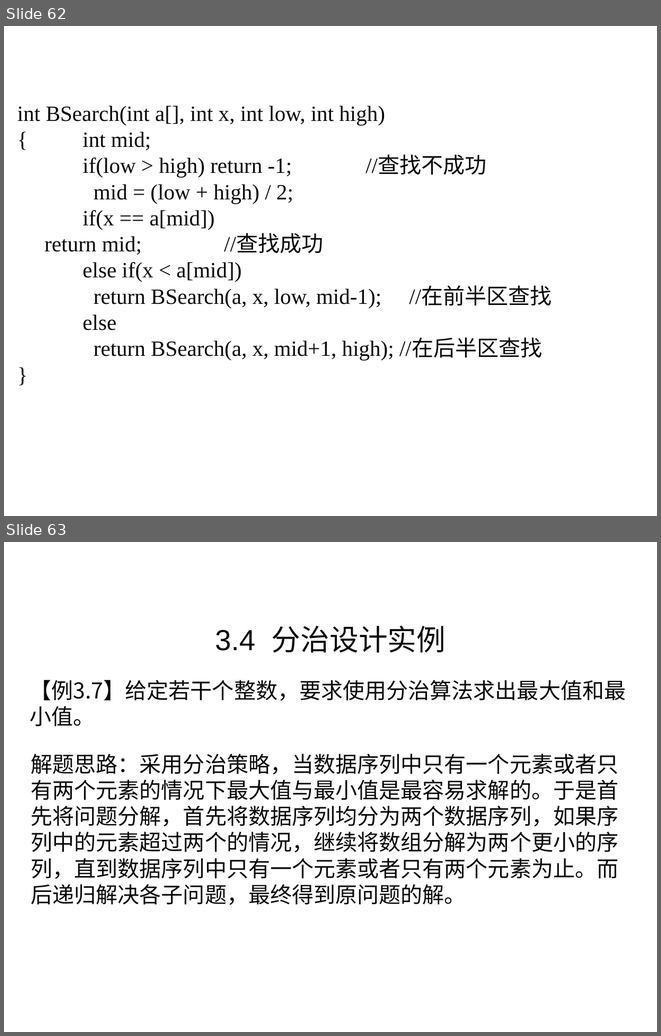
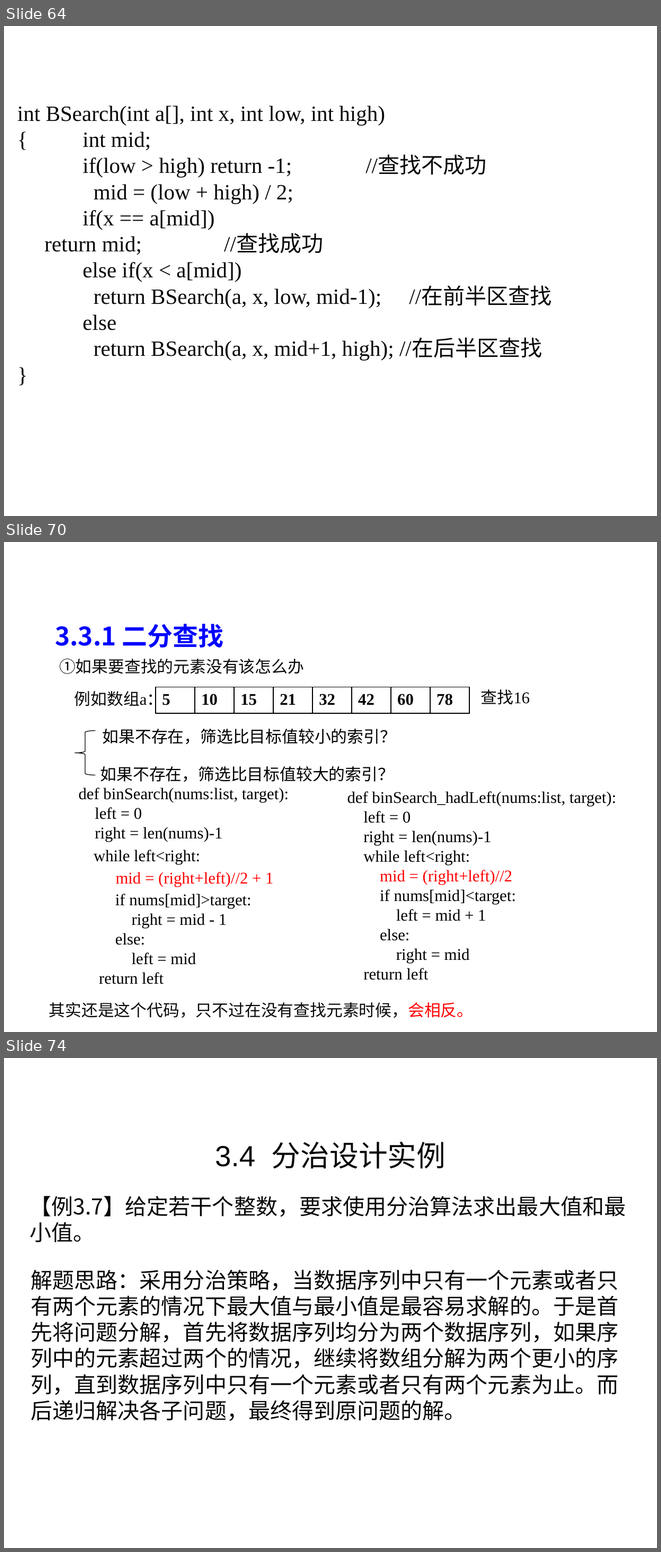
Before and after one commit to liutongling/DP, a slide deck: file/第3章 分治法计.pptx. Shown one above the other, each under a label of ours: slides 62 and 63 before the commit, slides 64, 70 and 74 after it; the slides between them are not shown. The pictures are 661x1036 and 661x1552 pixels, drawn with LibreOffice and Linux fonts; fonts in the diff are those of the drawing; background and template pictures are left out. Boxes give left, top, right and bottom in pixels: in the first picture for what was removed or moved away, otherwise in the second. Text is boxed around its words. In the diff, an @@ line names an element or a change of style, - is before the commit and + after.

```diff
--- a/file/第3章 分治法计.pptx
+++ b/file/第3章 分治法计.pptx
@@ slide 70 added at (x1=4, y1=542, x2=657, y2=1032), background #FFFFFF @@
@@ text added at (x1=55, y1=624, x2=223, y2=648), 28 pt, text #0000FF, bold @@
+3.3.1 二分查找
@@ text added at (x1=59, y1=659, x2=304, y2=674), 18 pt, text #080808 @@
+①如果要查找的元素没有该怎么办
@@ text added at (x1=74, y1=688, x2=164, y2=709), 18 pt, text #080808 @@
+例如数组a：
@@ table added at (x1=156, y1=687, x2=469, y2=713), 1 rows, 8 columns @@
+5 | 10 | 15 | 21 | 32 | 42 | 60 | 78
@@ text added at (x1=481, y1=689, x2=530, y2=705), 18 pt, text #080808 @@
+查找16
@@ left brace added at (x1=74, y1=731, x2=95, y2=775), outline #000000 0.75 pt @@
@@ text added at (x1=103, y1=729, x2=396, y2=744), 18 pt, text #000000 @@
+如果不存在，筛选比目标值较小的索引？
@@ text added at (x1=100, y1=766, x2=394, y2=782), 18 pt, text #000000 @@
+如果不存在，筛选比目标值较大的索引？
@@ text added at (x1=79, y1=787, x2=289, y2=841), 18 pt, text #000000 @@
+def binSearch(nums:list, target):
+left = 0
+right = len(nums)-1
@@ text added at (x1=347, y1=791, x2=616, y2=963), 18 pt, text #000000 @@
+def binSearch_hadLeft(nums:list, target):
+left = 0
+right = len(nums)-1
+while left<right:
+mid = (right+left)//2
+if nums[mid]<target:
+left = mid + 1
+else:
+right = mid
+return left
@@ text added at (x1=94, y1=849, x2=200, y2=864), 18 pt, text #000000 @@
+while left<right:
@@ text added at (x1=116, y1=872, x2=273, y2=886), 18 pt, text #FF0000 @@
+mid = (right+left)//2 + 1
@@ text added at (x1=99, y1=893, x2=251, y2=984), 18 pt, text #000000 @@
+if nums[mid]>target:
+right = mid - 1
+else:
+left = mid
+return left
@@ text added at (x1=49, y1=1002, x2=474, y2=1017), 18 pt, text #080808 @@
+其实还是这个代码，只不过在没有查找元素时候，会相反。
@@ what was slide 62 is now slide 64 @@
@@ what was slide 63 is now slide 74 @@
```
Also in this commit, not shown: 1 slide changed, 10 other slides added, 3 other files.
